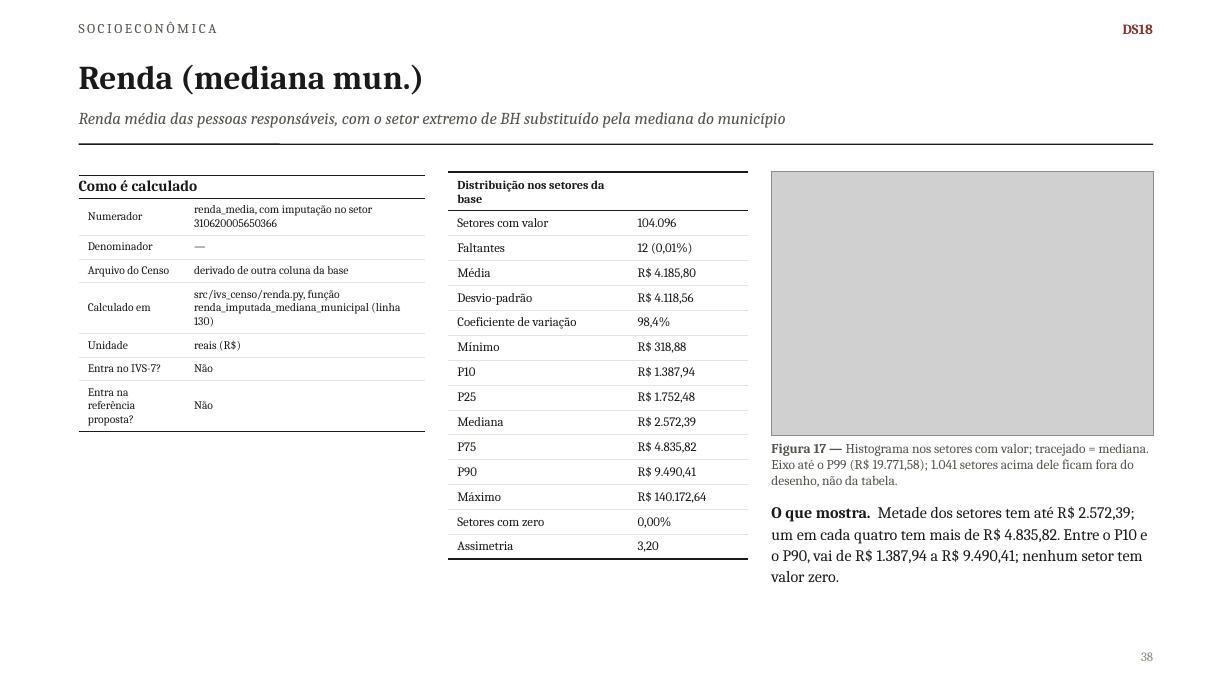
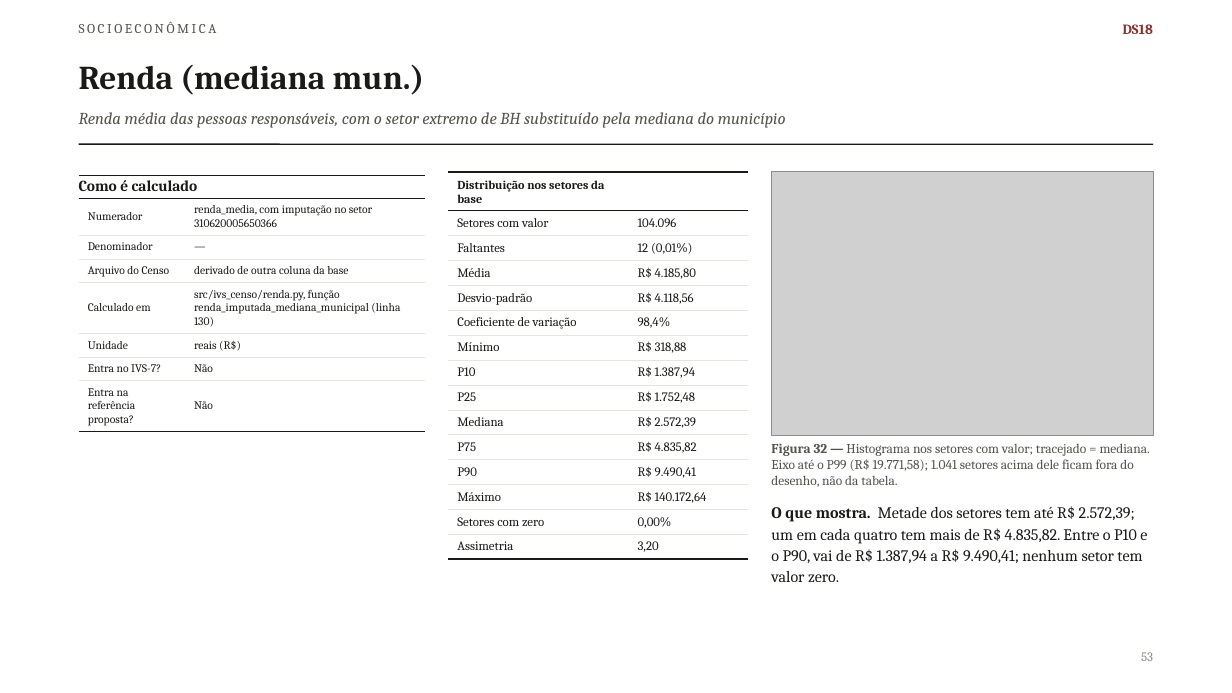
Before and after one commit to pedrinndias/Projeto_IVS_Censo, a slide deck: slide 53 of relatorio_descritivo/dados/ultimo_gerado.pptx (slide 38 before the commit). Drawn at 1232x693 pixels with LibreOffice and Linux fonts; fonts in the diff are those of the drawing; grey boxes stand for pictures. Boxes give left, top, right and bottom in pixels: in the first picture for what was removed or moved away, otherwise in the second. Text is boxed around its words. In the diff, an @@ line names an element or a change of style, - is before the commit and + after.

```diff
--- a/relatorio_descritivo/dados/ultimo_gerado.pptx
+++ b/relatorio_descritivo/dados/ultimo_gerado.pptx
@@ text at (771, 443, 1150, 487): text changed @@
-Figura 17 — Histograma nos setores com valor; tracejado = mediana. Eixo até o P99 (R$ 19.771,58); 1.041 setores acima dele ficam fora do desenho, não da tabela.
+Figura 32 — Histograma nos setores com valor; tracejado = mediana. Eixo até o P99 (R$ 19.771,58); 1.041 setores acima dele ficam fora do desenho, não da tabela.
@@ text at (1141, 652, 1153, 661): text changed @@
-38
+53
```
Also in this commit, not shown: 63 other slides changed, 48 slides added.
